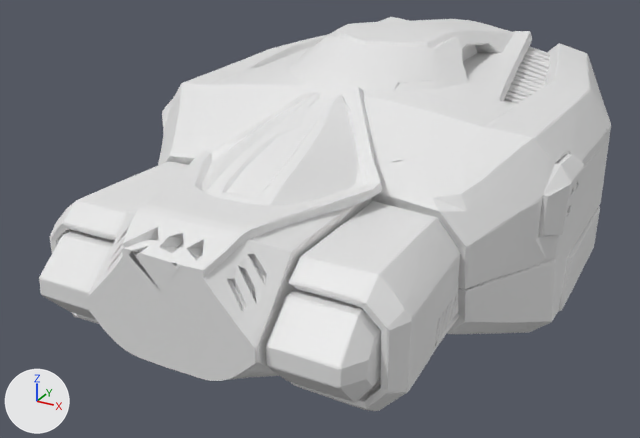
A saved change to the OBJ model Assets/Resources/Models/Railgun_M3/turret.obj.
Both versions are drawn from a camera (50 mm lens) standing at (0.794, -1.688, 0.94) and looking at (-0.077, -0.104, 0.148). The axes (+X, +Y, +Z) are drawn at lower left. The lights are the same throughout. The picture after the commit comes second. Where no turn or scale is listed for an object, it has been applied to the vertices.

The first picture shows 'turret'.
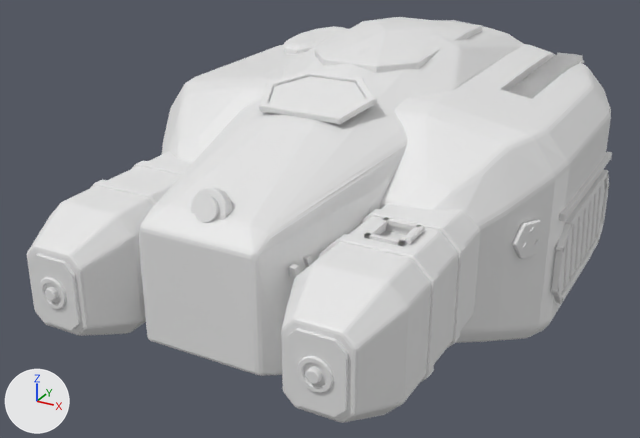
Pixel boxes (x1, y1, x2, y2) of what changed, in the pictures (640 x 438 px):
'turret', reshaped: before (39, 17, 611, 411); after (27, 17, 612, 423)
part 1 of me_turret, added: after (39, 277, 66, 309)
part 2 of me_turret, added: after (297, 356, 334, 393)
part 3 of me_turret, rebuilt (21% narrower, 24% shorter): before (39, 17, 611, 411); after (162, 44, 611, 343)
part 4 of me_turret, added: after (27, 17, 612, 423)

Edits to the bpy script that builds the scene:
```text
Change me_turret:
    used by ob_turret; location = (0.0, 0.0, 0.0)
    remove me_turret.from_pydata(...)  # 4747 vertices, 9619 faces; spans x -0.471..0.468, y -0.739..0.74, z 0.0..0.535
    add me_turret.from_pydata(...)  # 8691 vertices, 17008 faces; spans x -0.463..0.463, y -0.736..0.727, z 0.0..0.546
    me_turret part 1: a new loose piece, a torus around y (ring radius 0.025, tube radius 0.007) spanning x -0.288..-0.228, y -0.73..-0.718, z 0.18..0.24
    me_turret part 2: a new loose piece, a torus around y (ring radius 0.025, tube radius 0.007) spanning x 0.228..0.288, y -0.73..-0.718, z 0.18..0.24
    me_turret part 3: the loose piece of 4740 vertices spanning x -0.471..0.468, y -0.739..0.74, z 0.0..0.535 is rebuilt with 2742 vertices and now spans x -0.452..0.452, y -0.35..0.72, z 0.0..0.465
    me_turret part 4: 5693 vertices added at x -0.463..0.463, y -0.736..0.727, z 0.045..0.546
    other edits to the shape of me_turret do not show in these pictures
```
